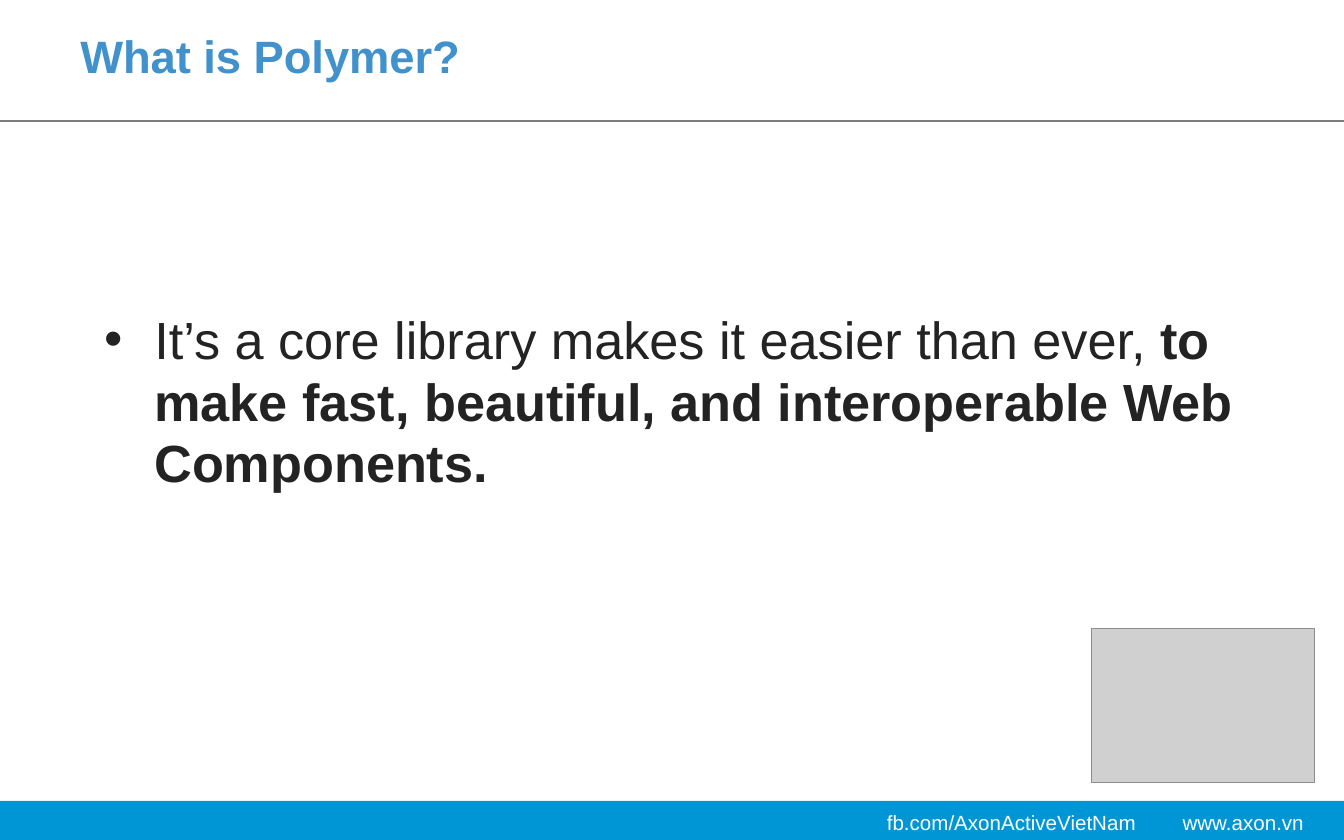
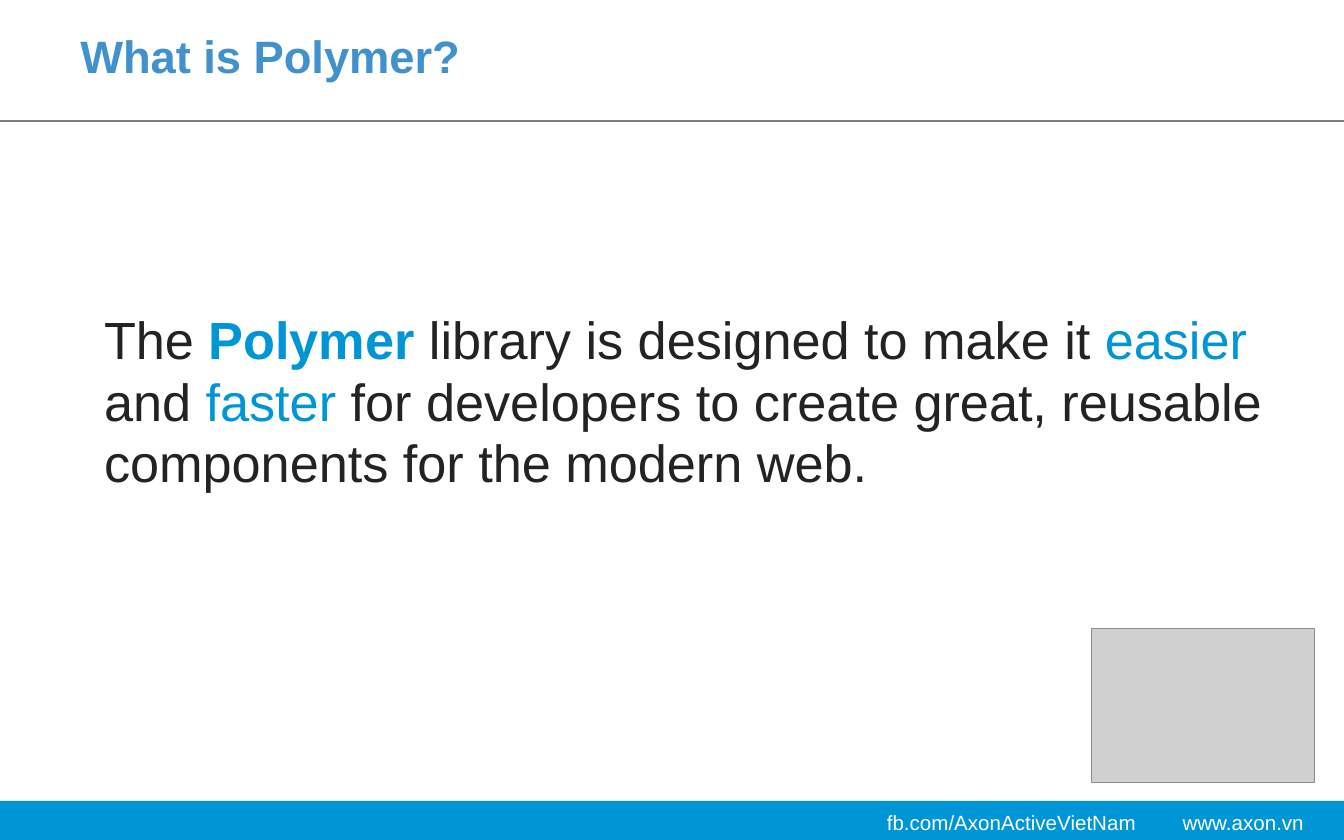
Before and after one commit to ndqvinh2109/Polymer, a slide deck: slide 28 of Slide-Dev-Day/dev-day-polymer.pptx. Drawn at 1344x840 pixels with LibreOffice and Linux fonts; fonts in the diff are those of the drawing; grey boxes stand for pictures; background and template pictures are left out. Boxes give left, top, right and bottom in pixels: in the first picture for what was removed or moved away, otherwise in the second. Text is boxed around its words. In the diff, an @@ line names an element or a change of style, - is before the commit and + after.

Commit message:
update slide dev day

```diff
--- a/Slide-Dev-Day/dev-day-polymer.pptx
+++ b/Slide-Dev-Day/dev-day-polymer.pptx
@@ text at (104, 321, 1261, 492): text changed; bold off @@
-• It’s a core library makes it easier than ever, to make fast, beautiful, and interoperable Web Components.
+The Polymer library is designed to make it easier and faster for developers to create great, reusable components for the modern web.
```
Also in this commit, not shown: 10 other slides changed, 4 slides added, 4 slides removed, 3 other files.
